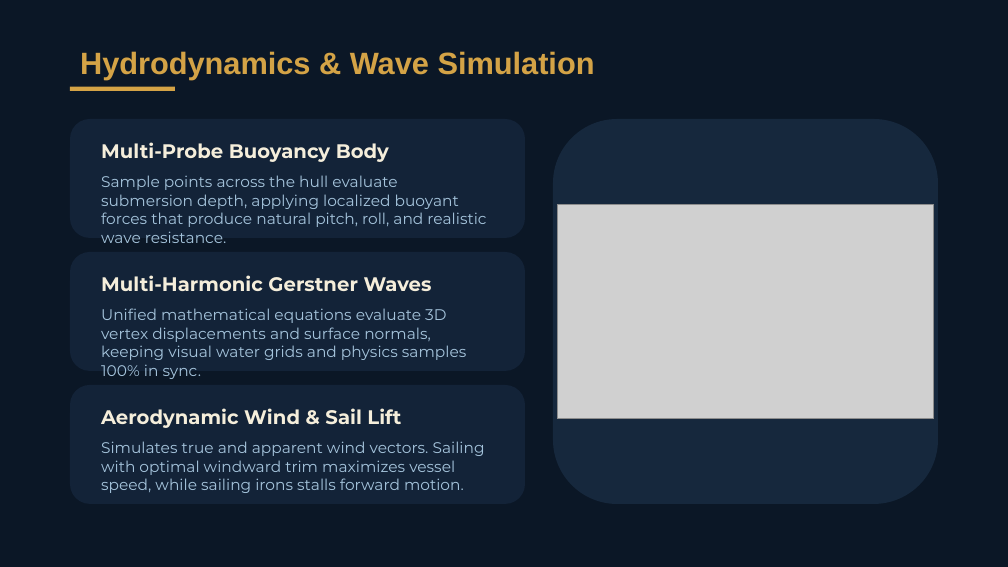
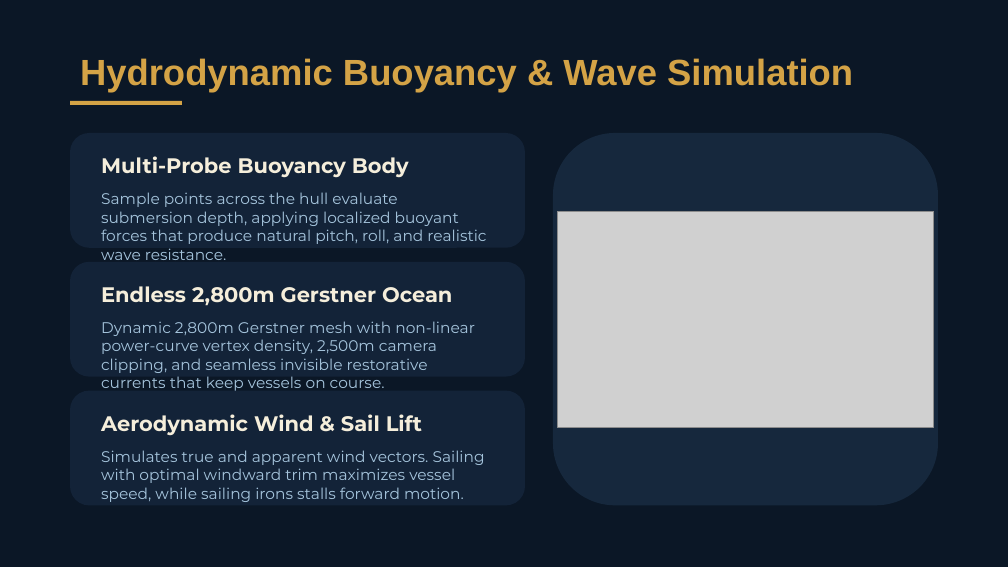
Before and after one commit to dandangerero21/Plunderlust, a slide deck: slide 3 of Plunderlust_Presentation.pptx. Drawn at 1008x567 pixels with LibreOffice and Linux fonts; fonts in the diff are those of the drawing; grey boxes stand for pictures. Boxes give left, top, right and bottom in pixels: in the first picture for what was removed or moved away, otherwise in the second. Text is boxed around its words. In the diff, an @@ line names an element or a change of style, - is before the commit and + after.

Commit message:
fixed rowboat NPC speed and occurrence, UI layering; added Bounty Board

```diff
--- a/Plunderlust_Presentation.pptx
+++ b/Plunderlust_Presentation.pptx
@@ text at [80, 58, 853, 93]: text changed; size 22 to 26 pt @@
-Hydrodynamics & Wave Simulation
+Hydrodynamic Buoyancy & Wave Simulation
@@ rectangle: place and size @@
-rectangle at [70, 87, 174, 91]
+rectangle at [70, 101, 181, 105]
@@ rounded rectangle: place and size @@
-rounded rectangle at [70, 119, 524, 238]
+rounded rectangle at [70, 133, 524, 248]
@@ text "Multi-Probe Buoyancy Body" at [101, 156, 409, 178]: size 14 to 15 pt @@
@@ text "Multi-Probe Buoyancy Body": place and size @@
-text "Multi-Probe Buoyancy Body" at [101, 142, 389, 162]
+text "Multi-Probe Buoyancy Body" at [101, 156, 409, 178]
@@ rounded rectangle: place and size @@
-rounded rectangle at [553, 119, 938, 504]
+rounded rectangle at [553, 133, 938, 505]
@@ text "Sample points across the hull ...": place and size @@
-text "Sample points across the hull ..." at [101, 175, 486, 227]
+text "Sample points across the hull ..." at [101, 192, 486, 244]
@@ picture: place and size @@
-picture at [557, 205, 934, 419]
+picture at [557, 212, 934, 427]
@@ rounded rectangle: place and size @@
-rounded rectangle at [70, 252, 524, 371]
+rounded rectangle at [70, 262, 524, 377]
@@ text at [101, 286, 452, 306]: text changed; size 14 to 15 pt @@
-Multi-Harmonic Gerstner Waves
+Endless 2,800m Gerstner Ocean
@@ text at [101, 321, 475, 391]: text changed @@
-Unified mathematical equations evaluate 3D vertex displacements and surface normals, keeping visual water grids and physics samples 100% in sync.
+Dynamic 2,800m Gerstner mesh with non-linear power-curve vertex density, 2,500m camera clipping, and seamless invisible restorative currents that keep vessels on course.
@@ rounded rectangle: place and size @@
-rounded rectangle at [70, 385, 524, 504]
+rounded rectangle at [70, 391, 524, 506]
@@ text "Aerodynamic Wind & Sail Lift" at [101, 414, 422, 436]: size 14 to 15 pt @@
@@ text "Simulates true and apparent wind ...": place and size @@
-text "Simulates true and apparent wind ..." at [101, 441, 485, 493]
+text "Simulates true and apparent wind ..." at [101, 450, 485, 502]
```
Also in this commit, not shown: 6 other slides changed, 1 slide added, 51 other files.
